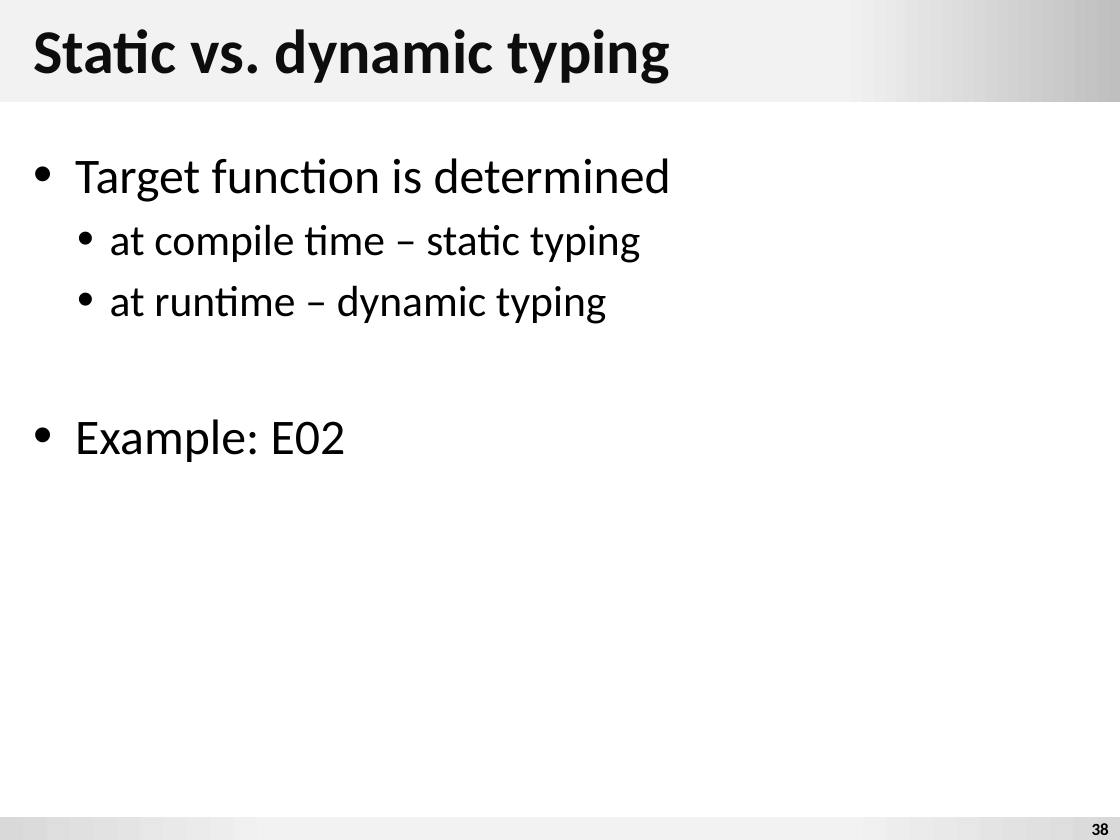
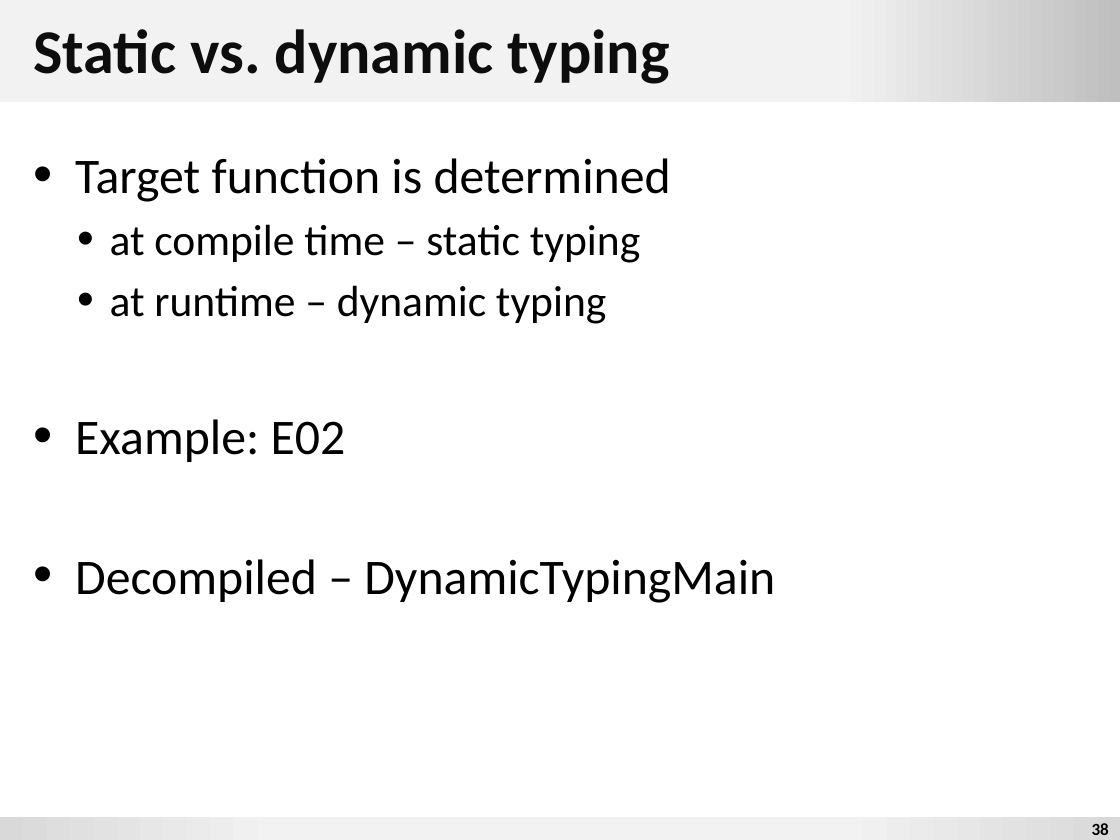
Before and after one commit to mmalohlava/concepts-of-modern-programming-languages, a slide deck: slide 38 of 2013-14/lecture3-4/slides/scala.pptx. Drawn at 1120x840 pixels with LibreOffice and Linux fonts; fonts in the diff are those of the drawing; background and template pictures are left out. Boxes give left, top, right and bottom in pixels: in the first picture for what was removed or moved away, otherwise in the second. Text is boxed around its words. In the diff, an @@ line names an element or a change of style, - is before the commit and + after.

```diff
--- a/2013-14/lecture3-4/slides/scala.pptx
+++ b/2013-14/lecture3-4/slides/scala.pptx
@@ text at <box>75,559,775,603</box>: paragraph added @@
+• Decompiled – DynamicTypingMain
```
Also in this commit, not shown: 1 other slide changed.
